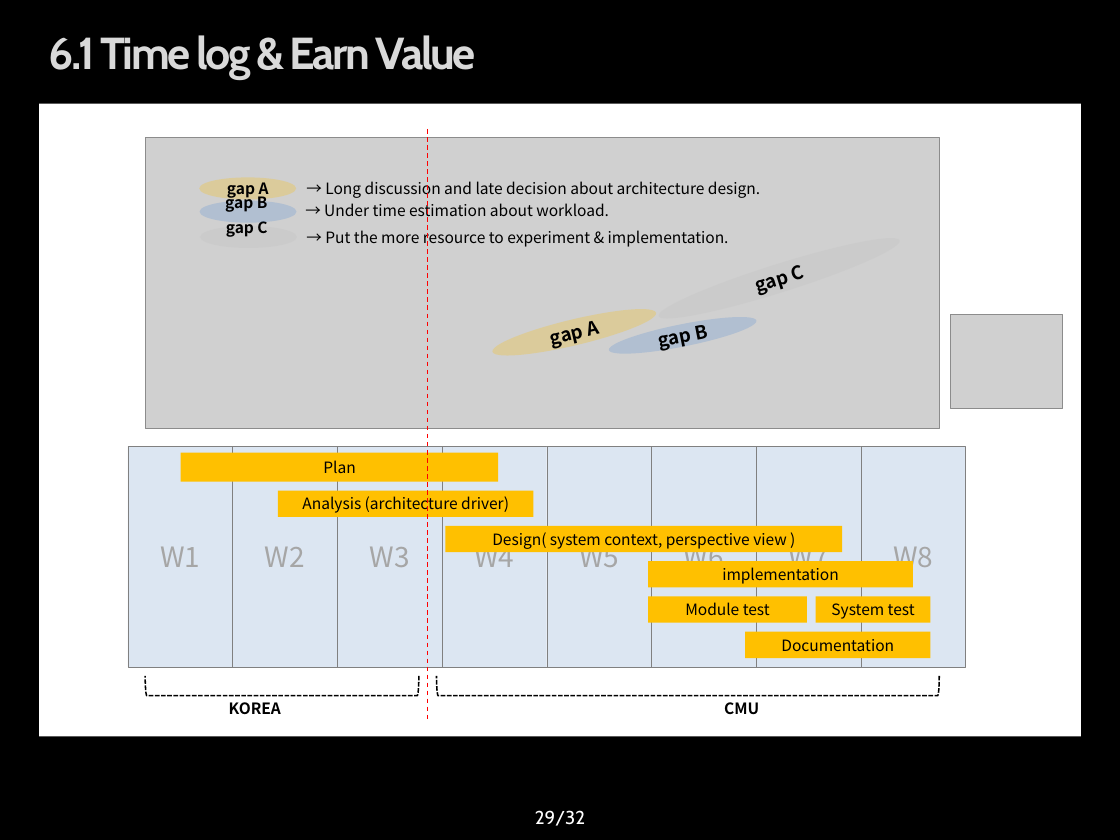
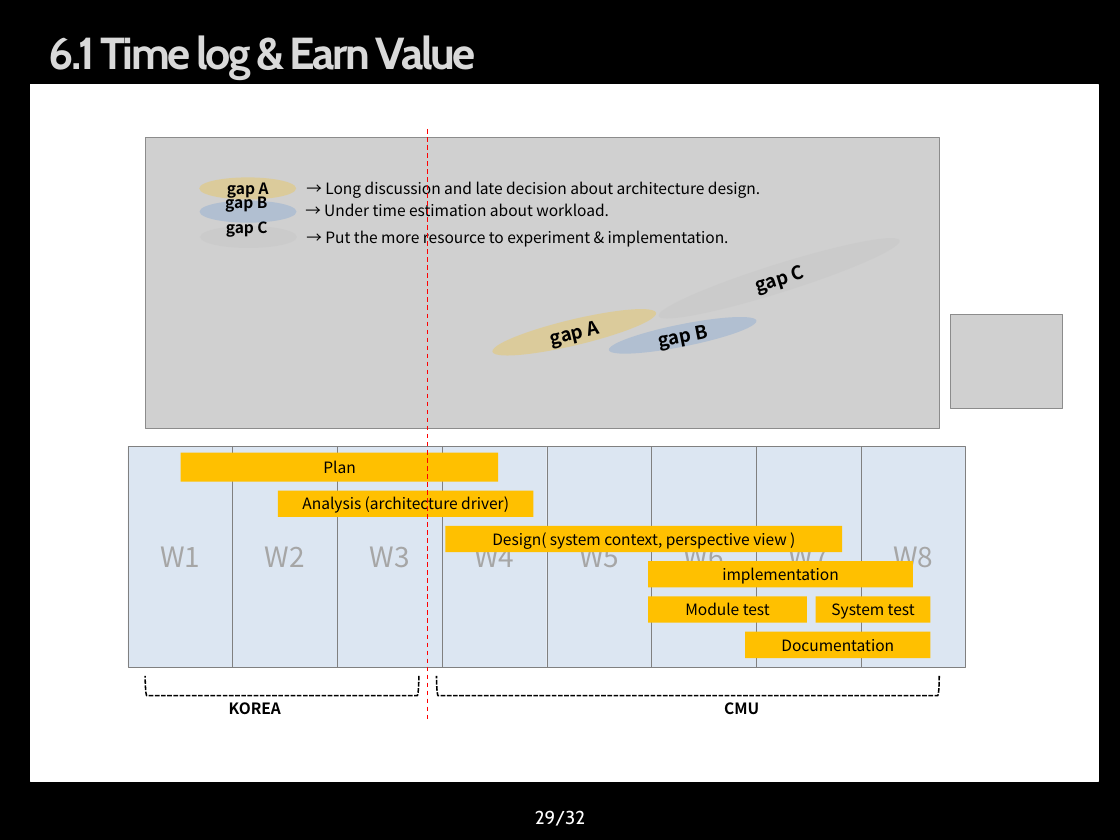
Before and after one commit to youkkwon/smarthome, a slide deck: slide 29 of doc/Docs/IoT System Final Presentation_0624.pptx. Drawn at 1120x840 pixels with LibreOffice and Linux fonts; fonts in the diff are those of the drawing; grey boxes stand for pictures; background and template pictures are left out. Boxes give left, top, right and bottom in pixels: in the first picture for what was removed or moved away, otherwise in the second. Text is boxed around its words. In the diff, an @@ line names an element or a change of style, - is before the commit and + after.

```diff
--- a/doc/Docs/IoT System Final Presentation_0624.pptx
+++ b/doc/Docs/IoT System Final Presentation_0624.pptx
@@ rectangle: place and size @@
-rectangle at <box>39,103,1081,736</box>
+rectangle at <box>31,85,1099,782</box>
@@ rectangle at <box>31,85,1099,782</box>: outline none to #FFFFFF 0.75 pt @@
```
Also in this commit, not shown: 27 other slides changed.
